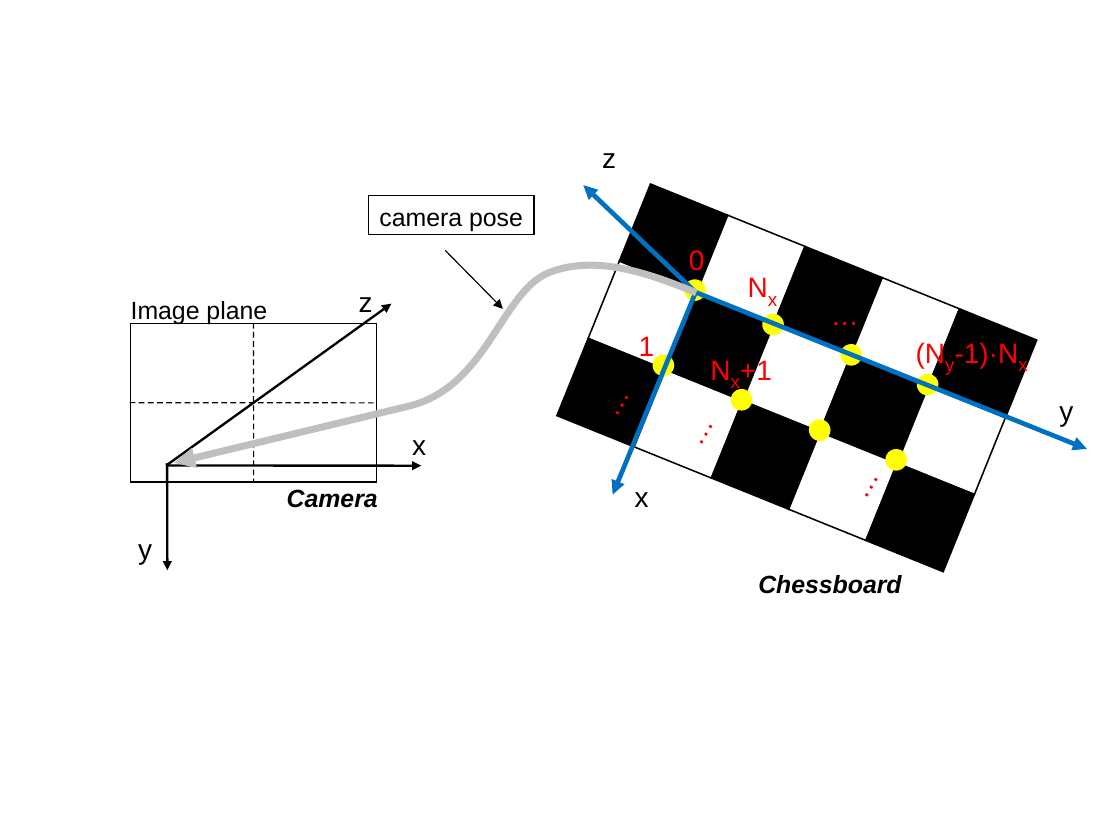
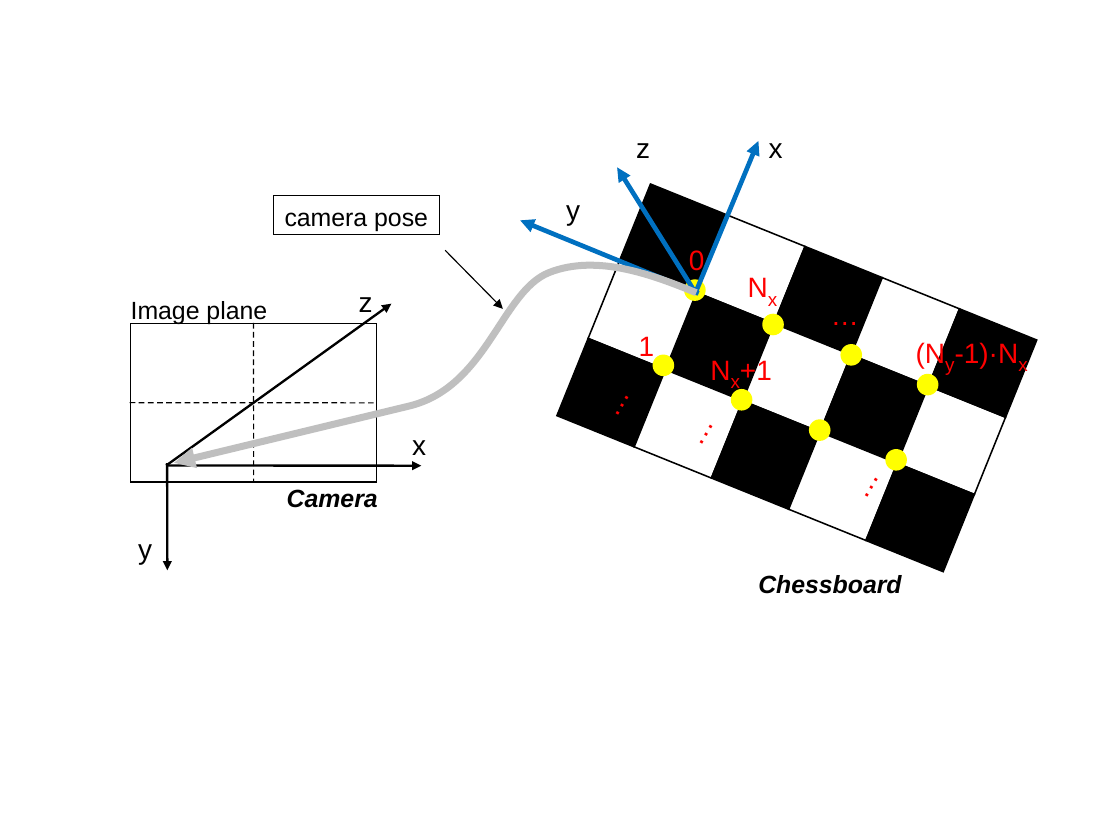
Before and after one commit to MRPT/mrpt, a slide deck: slide 7 of doc/design_of_images/figures_for_docs.odp. Drawn at 1120x840 pixels with LibreOffice and Linux fonts; fonts in the diff are those of the drawing. Boxes give left, top, right and bottom in pixels: in the first picture for what was removed or moved away, otherwise in the second. Text is boxed around its words. In the diff, an @@ line names an element or a change of style, - is before the commit and + after.

```diff
--- a/doc/design_of_images/figures_for_docs.odp
+++ b/doc/design_of_images/figures_for_docs.odp
@@ free "z": place and size @@
-free "z" at (591,134,627,177)
+free "z" at (625,124,661,167)
@@ freeform shape: place and size @@
-freeform shape at (613,292,696,494)
+freeform shape at (696,141,758,292)
@@ free "x": place and size @@
-free "x" at (624,474,660,516)
+free "x" at (758,124,794,167)
@@ freeform shape: place and size @@
-freeform shape at (584,185,694,291)
+freeform shape at (617,167,694,291)
@@ freeform shape "camera pose": place and size @@
-freeform shape "camera pose" at (368,196,534,235)
+freeform shape "camera pose" at (273,196,439,235)
@@ free "y": place and size @@
-free "y" at (1048,388,1084,430)
+free "y" at (556,186,591,228)
@@ freeform shape: place and size @@
-freeform shape at (697,292,1086,449)
+freeform shape at (521,221,697,292)
```
Also in this commit, not shown: 2 other slides changed, 2 other files.
